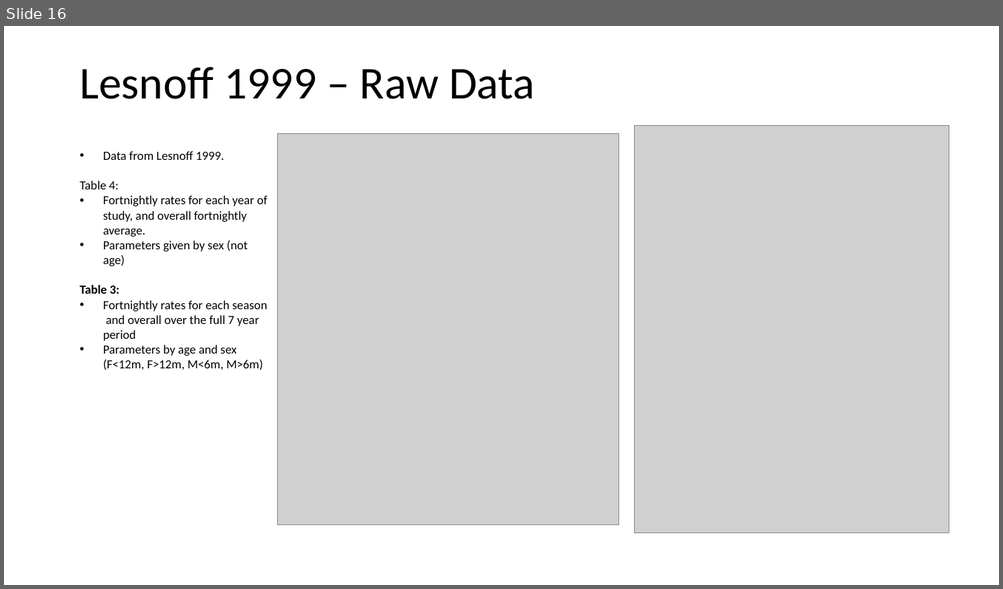
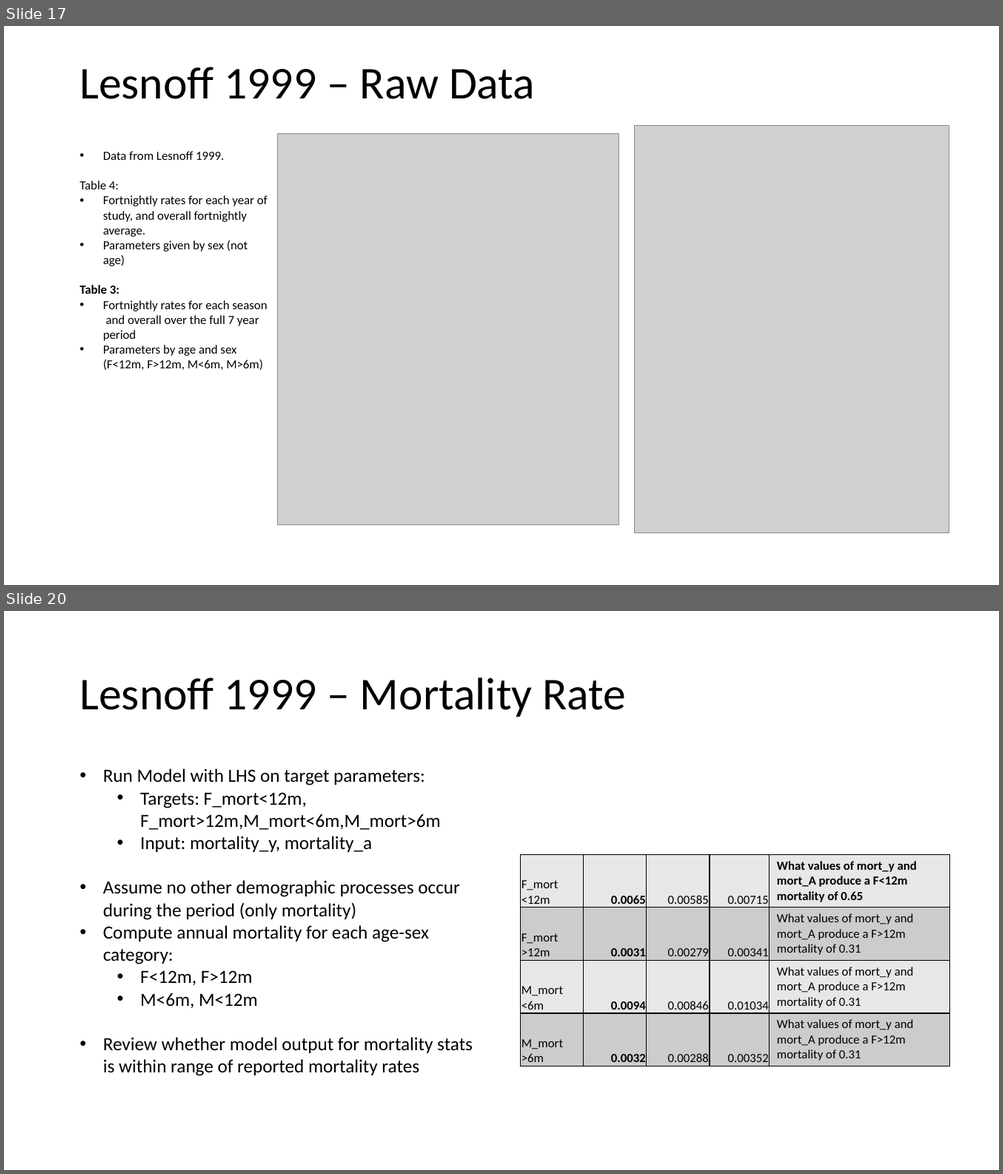
Before and after one commit to BethSavagar/demographic_model_1, a slide deck: presentations/profile-validation/lesnoff.pptx. Shown one above the other, each under a label of ours: slide 16 before the commit, slides 17 and 20 after it; the slides between them are not shown. The pictures are 1003x589 and 1003x1174 pixels, drawn with LibreOffice and Linux fonts; fonts in the diff are those of the drawing; grey boxes stand for pictures. Boxes give left, top, right and bottom in pixels: in the first picture for what was removed or moved away, otherwise in the second. Text is boxed around its words. In the diff, an @@ line names an element or a change of style, - is before the commit and + after.

Commit message:
tidying lesnoff data validation

```diff
--- a/presentations/profile-validation/lesnoff.pptx
+++ b/presentations/profile-validation/lesnoff.pptx
@@ slide 20 added at (4,611,999,1170), background #FFFFFF @@
@@ title added at (79,678,626,717), 44 pt, text #000000 @@
+Lesnoff 1999 – Mortality Rate
@@ text added at (103,769,472,1076), 18 pt, text #000000 @@
+• Run Model with LHS on target parameters:
+  • Targets: F_mort<12m, F_mort>12m,M_mort<6m,M_mort>6m
+  • Input: mortality_y, mortality_a
+• Assume no other demographic processes occur during the period (only mortality)
+• Compute annual mortality for each age-sex category:
+  • F<12m, F>12m
+  • M<6m, M<12m
+• Review whether model output for mortality stats is within range of reported mortality rates
@@ table added at (521,855,948,1065), 4 rows, 5 columns @@
+F_mort <12m | 0.0065 | 0.00585 | 0.00715 | What values of mort_y and mort_A produce a F<12m mortality of 0.65
+F_mort >12m | 0.0031 | 0.00279 | 0.00341 | What values of mort_y and mort_A produce a F>12m mortality of 0.31
+M_mort <6m | 0.0094 | 0.00846 | 0.01034 | What values of mort_y and mort_A produce a F>12m mortality of 0.31
+M_mort >6m | 0.0032 | 0.00288 | 0.00352 | What values of mort_y and mort_A produce a F>12m mortality of 0.31
@@ what was slide 16 is now slide 17 @@
```
Also in this commit, not shown: 12 slides changed, 2 other slides added, 4 other files.
